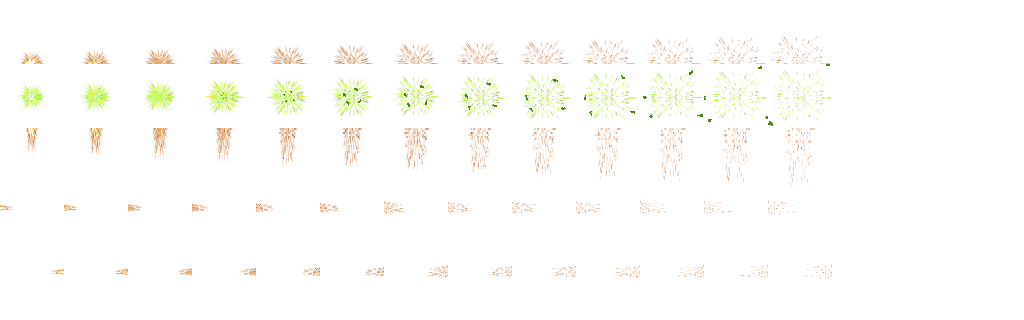
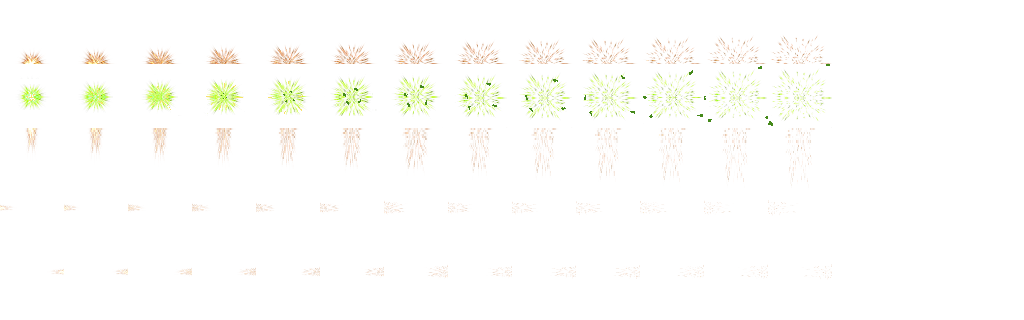
Layer changes from the first 1024 x 320 image to the second:
"thrusters": opacity 100% → 50% over [25, 128, 815, 188]
"right": opacity 100% → 33% over [49, 264, 832, 280]
"left": opacity 100% → 33% over [0, 200, 798, 216]
